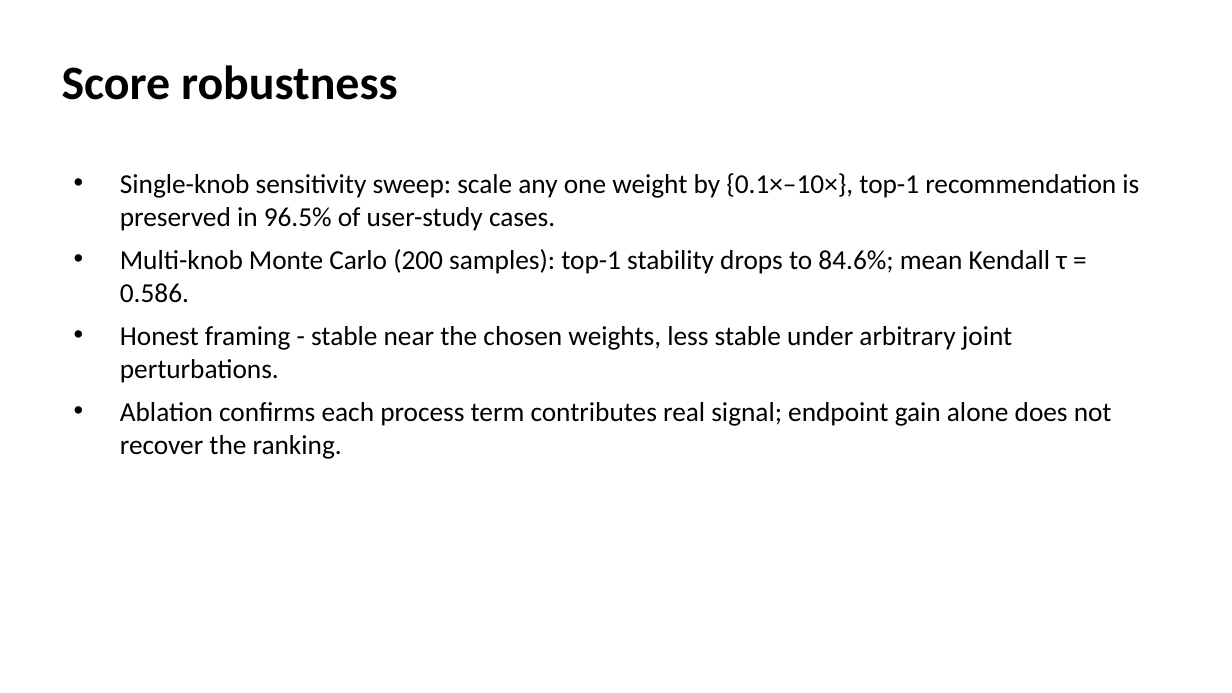
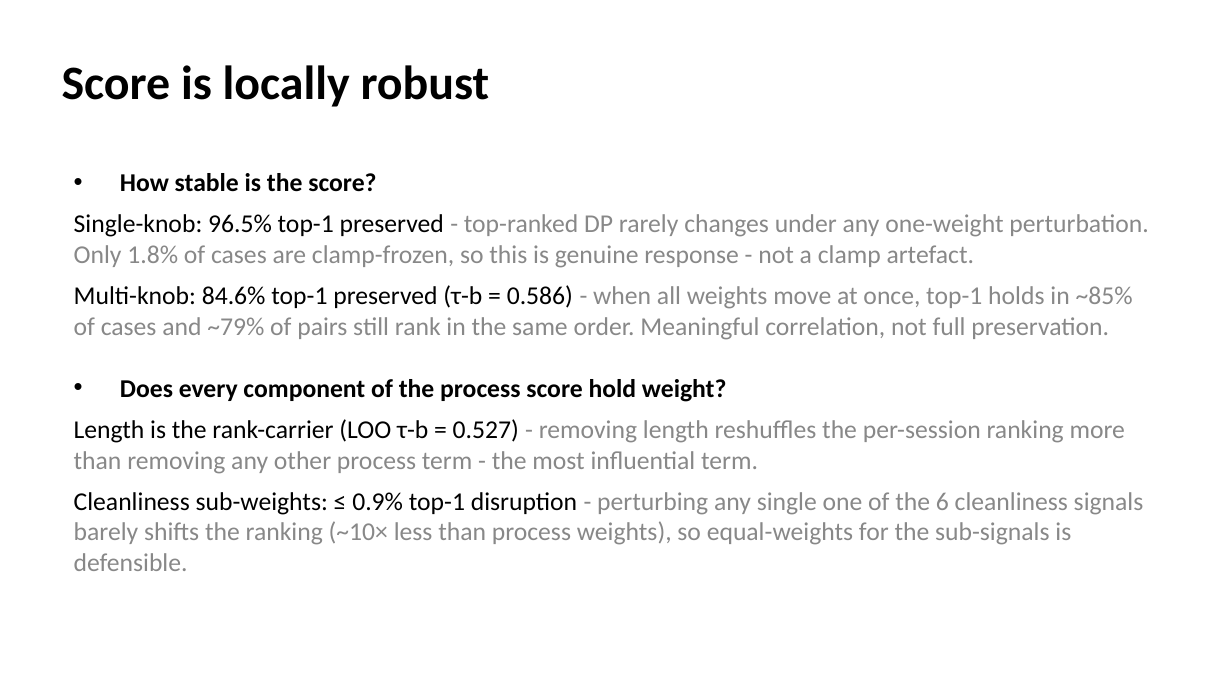
Before and after one commit to EthanHosier/fyp, a slide deck: slide 20 of presentation/slides.pptx (slide 19 before the commit). Drawn at 1232x693 pixels with LibreOffice and Linux fonts; fonts in the diff are those of the drawing. Boxes give left, top, right and bottom in pixels: in the first picture for what was removed or moved away, otherwise in the second. Text is boxed around its words. In the diff, an @@ line names an element or a change of style, - is before the commit and + after.

Commit message:
feat: add temp score reliability results slide

```diff
--- a/presentation/slides.pptx
+++ b/presentation/slides.pptx
@@ text at bbox=[62, 65, 490, 107]: text changed @@
-Score robustness
+Score is locally robust
@@ text at bbox=[74, 173, 1148, 571]: text changed; size 16 to 15 pt; text colour #000000 to #888888 @@
-• Single-knob sensitivity sweep: scale any one weight by {0.1×–10×}, top-1 recommendation is preserved in 96.5% of user-study cases.
-• Multi-knob Monte Carlo (200 samples): top-1 stability drops to 84.6%; mean Kendall τ = 0.586.
-• Honest framing - stable near the chosen weights, less stable under arbitrary joint perturbations.
-• Ablation confirms each process term contributes real signal; endpoint gain alone does not recover the ranking.
+• How stable is the score?
+  • Single-knob: 96.5% top-1 preserved - top-ranked DP rarely changes under any one-weight perturbation. Only 1.8% of cases are clamp-frozen, so this is genuine response - not a clamp artefact.
+  • Multi-knob: 84.6% top-1 preserved (τ-b = 0.586) - when all weights move at once, top-1 holds in ~85% of cases and ~79% of pairs still rank in the same order. Meaningful correlation, not full preservation.
+• Does every component of the process score hold weight?
+  • Length is the rank-carrier (LOO τ-b = 0.527) - removing length reshuffles the per-session ranking more than removing any other process term - the most influential term.
+  • Cleanliness sub-weights: ≤ 0.9% top-1 disruption - perturbing any single one of the 6 cleanliness signals barely shifts the ranking (~10× less than process weights), so equal-weights for the sub-signals is defensible.
```
Also in this commit, not shown: 1 other slide changed, 1 slide added, 3 other files.
